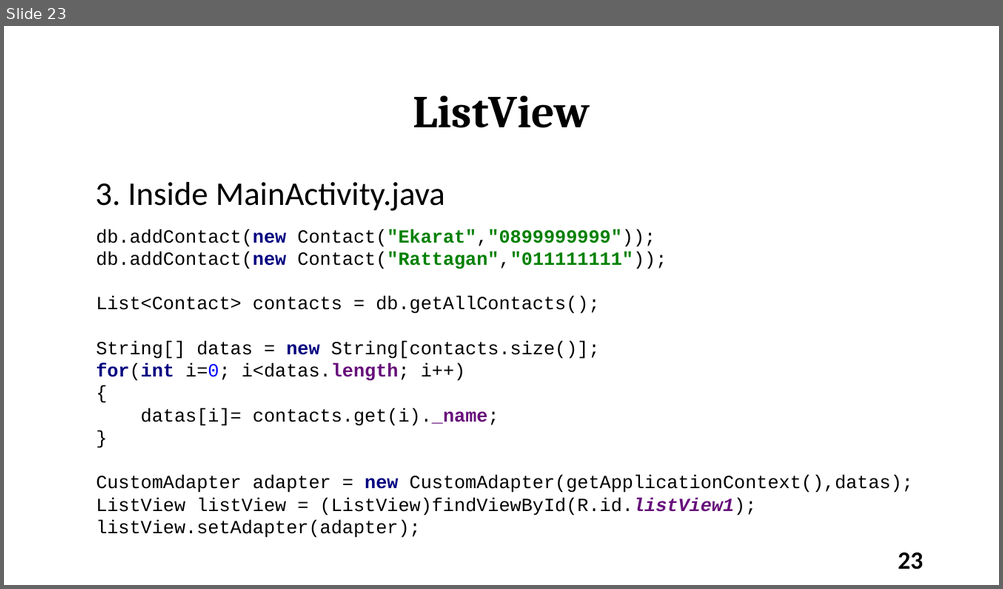
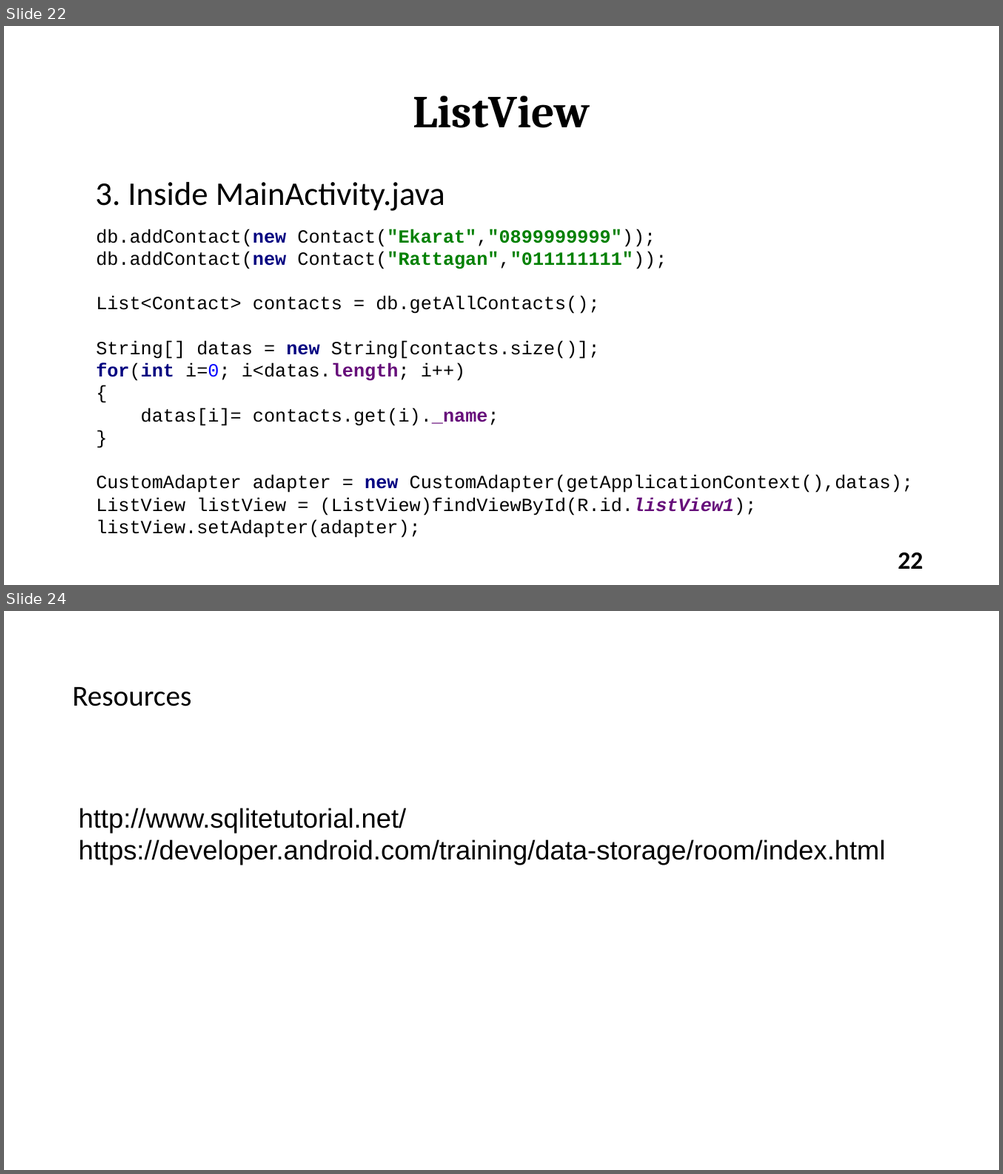
Before and after one commit to varanee/Course, a slide deck: Mobile_App_Dev/Week7/Lec7.odp. Shown one above the other, each under a label of ours: slide 23 before the commit, slides 22 and 24 after it; the slides between them are not shown. The pictures are 1003x589 and 1003x1174 pixels, drawn with LibreOffice and Linux fonts; fonts in the diff are those of the drawing. Boxes give left, top, right and bottom in pixels: in the first picture for what was removed or moved away, otherwise in the second. Text is boxed around its words. In the diff, an @@ line names an element or a change of style, - is before the commit and + after.

```diff
--- a/Mobile_App_Dev/Week7/Lec7.odp
+++ b/Mobile_App_Dev/Week7/Lec7.odp
@@ slide 24 added at <box>4,611,999,1170</box>, background #FFFFFF @@
@@ title added at <box>72,687,191,706</box>, 28 pt, text #000000 @@
+Resources
@@ text added at <box>79,808,885,866</box>, 26 pt, text #000000 @@
+http://www.sqlitetutorial.net/
+https://developer.android.com/training/data-storage/room/index.html
@@ what was slide 23 is now slide 22 @@
@@ page number at <box>897,553,922,569</box>: text changed @@
-23
+22
```
Also in this commit, not shown: 12 slides changed, 1 slide removed, 4 other files.
